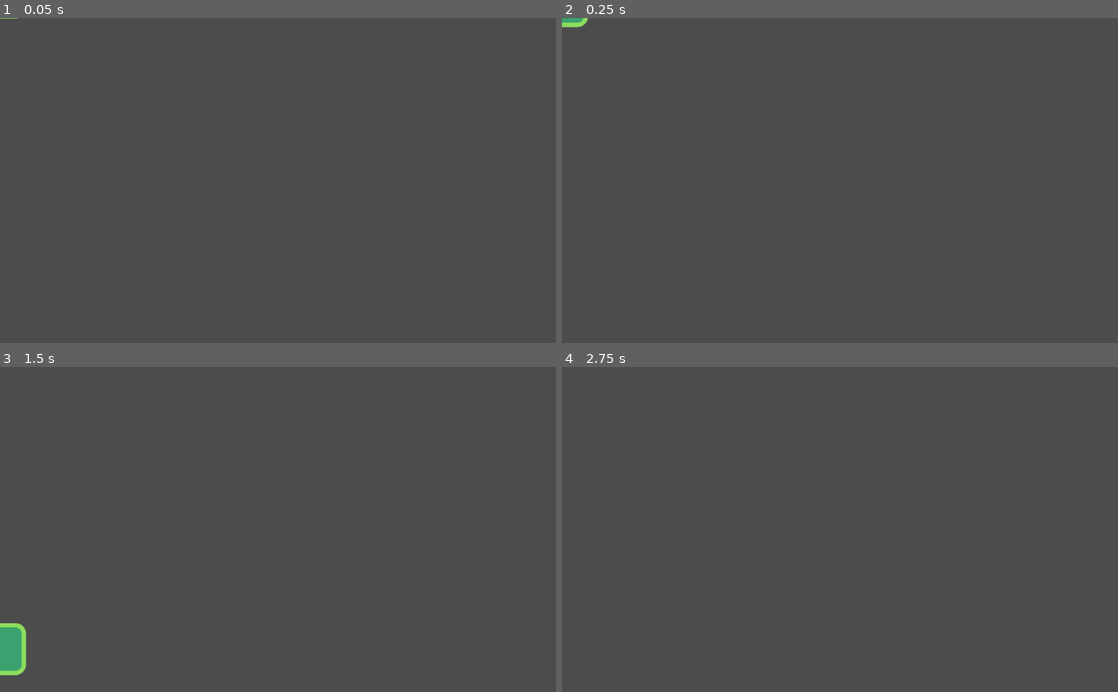
Above: before the commit, frames 1-4 (two rows, left to right).
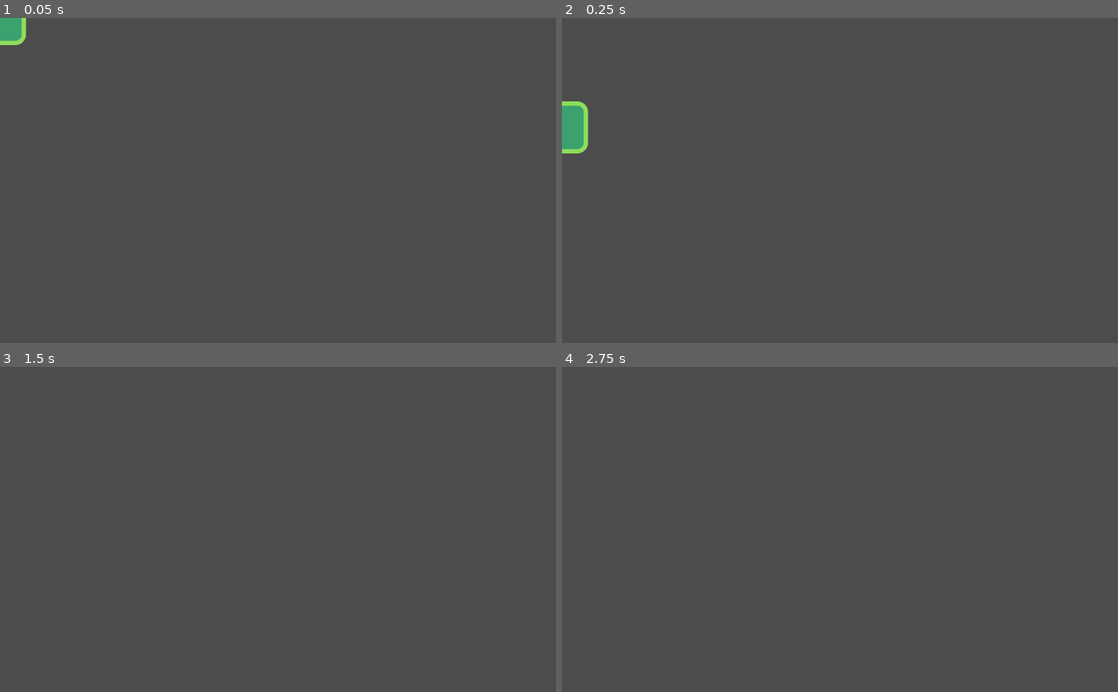
Above: after the commit, the same moments.

Repository: harry1029/godot_platformer
Game: Godot game, scene res://src/Actors/Player.tscn
Two runs of this game, one before a commit and one after it. Both use one fixed random seed, a clock stepped at 60 frames per second and the inputs below.
Inputs:
- Up to frame 1 (0.05 s): no input
- Up to frame 2 (0.25 s): no input
- Up to frame 3 (1.5 s): hold D (move_right, bound only after the commit) from 0.53 s (still down); tap W (jump, bound only after the commit) at 0.6, 0.77, 1.07, 1.35 s
- Up to frame 4 (2.75 s): tap W (jump, bound only after the commit) at 1.52, 1.82, 2.1 s; tap Enter at 2 s; release D (move_right, bound only after the commit) at 2.03 s; hold A (move_left, bound only after the commit) from 2.03 s (still down)

The runs differ from the first frame. In frame 1, 0.4% of the frame differs, in the area x 0-5%, y 0-9%; in frame 2, 0.9%, in the area x 0-5%, y 0-42%; in frame 3, 0.7%; in frame 4, nothing differs.

Commit message:
Added horizontal movement

Diff:
--- a/project.godot
+++ b/project.godot
@@ -24,6 +24,34 @@
 run/main_scene="res://src/Actors/Player.tscn"
 config/icon="res://icon.png"
 
+[input]
+
+move_left={
+"deadzone": 0.5,
+"events": [ Object(InputEventKey,"resource_local_to_scene":false,"resource_name":"","device":0,"alt":false,"shift":false,"control":false,"meta":false,"command":false,"pressed":false,"scancode":65,"physical_scancode":0,"unicode":0,"echo":false,"script":null)
+, Object(InputEventKey,"resource_local_to_scene":false,"resource_name":"","device":0,"alt":false,"shift":false,"control":false,"meta":false,"command":false,"pressed":false,"scancode":16777231,"physical_scancode":0,"unicode":0,"echo":false,"script":null)
+ ]
+}
+move_right={
+"deadzone": 0.5,
+"events": [ Object(InputEventKey,"resource_local_to_scene":false,"resource_name":"","device":0,"alt":false,"shift":false,"control":false,"meta":false,"command":false,"pressed":false,"scancode":68,"physical_scancode":0,"unicode":0,"echo":false,"script":null)
+, Object(InputEventKey,"resource_local_to_scene":false,"resource_name":"","device":0,"alt":false,"shift":false,"control":false,"meta":false,"command":false,"pressed":false,"scancode":16777233,"physical_scancode":0,"unicode":0,"echo":false,"script":null)
+ ]
+}
+jump={
+"deadzone": 0.5,
+"events": [ Object(InputEventKey,"resource_local_to_scene":false,"resource_name":"","device":0,"alt":false,"shift":false,"control":false,"meta":false,"command":false,"pressed":false,"scancode":87,"physical_scancode":0,"unicode":0,"echo":false,"script":null)
+, Object(InputEventKey,"resource_local_to_scene":false,"resource_name":"","device":0,"alt":false,"shift":false,"control":false,"meta":false,"command":false,"pressed":false,"scancode":16777232,"physical_scancode":0,"unicode":0,"echo":false,"script":null)
+ ]
+}
+
+[layer_names]
+
+2d_physics/layer_1="player"
+2d_physics/layer_2="enemies"
+2d_physics/layer_3="coins"
+2d_physics/layer_4="world"
+
 [physics]
 
 common/enable_pause_aware_picking=true
--- a/src/Actors/Actor.gd
+++ b/src/Actors/Actor.gd
@@ -2,10 +2,9 @@
 class_name Actor
 
 export var speed: = Vector2(300.0, 1000.0)
-export var gravity: = 3000.0
+export var gravity: = 4000.0
 
 var velocity: = Vector2.ZERO
 
 func _physics_process(delta: float) -> void:
 	velocity.y += gravity * delta
-	velocity = move_and_slide(velocity)
--- a/src/Actors/Player.gd
+++ b/src/Actors/Player.gd
@@ -1 +1,12 @@
 extends Actor
+
+func _physics_process(delta: float) -> void:
+	var direction: = get_direction()
+	velocity = speed * direction
+	velocity = move_and_slide(velocity)
+
+func get_direction() -> Vector2:
+	return Vector2(
+		Input.get_action_strength("move_right") - Input.get_action_strength("move_left"),
+		-1.0 if Input.is_action_just_pressed("jump") and is_on_floor() else 1.0
+	)
--- a/src/Actors/Player.tscn
+++ b/src/Actors/Player.tscn
@@ -7,7 +7,9 @@
 extents = Vector2( 40, 41 )
 
 [node name="Player" type="KinematicBody2D"]
+collision_mask = 8
 script = ExtResource( 2 )
+speed = Vector2( 800, 1000 )
 gravity = 500.0
 
 [node name="Player" type="Sprite" parent="."]
--- a/src/Levels/LevelTemplate.tscn
+++ b/src/Levels/LevelTemplate.tscn
@@ -35,8 +35,10 @@
 position = Vector2( 0, 1 )
 tile_set = SubResource( 2 )
 cell_size = Vector2( 80, 80 )
+collision_layer = 8
+collision_mask = 0
 format = 1
 tile_data = PoolIntArray( 0, -1610612736, 0, 12, -1610612736, 0, 65536, -1610612736, 0, 65548, -1610612736, 0, 131072,  …(592 unchanged characters)…
 
 [node name="Player" parent="." instance=ExtResource( 2 )]
-position = Vector2( 176, 125 )
+position = Vector2( 175, 125 )
